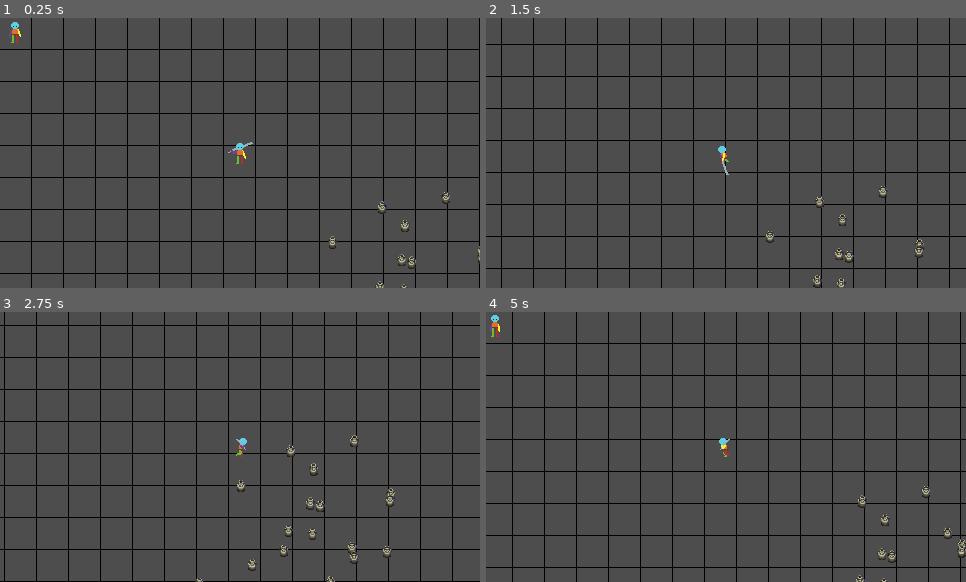
Above: before the commit, frames 1-4 (two rows, left to right).
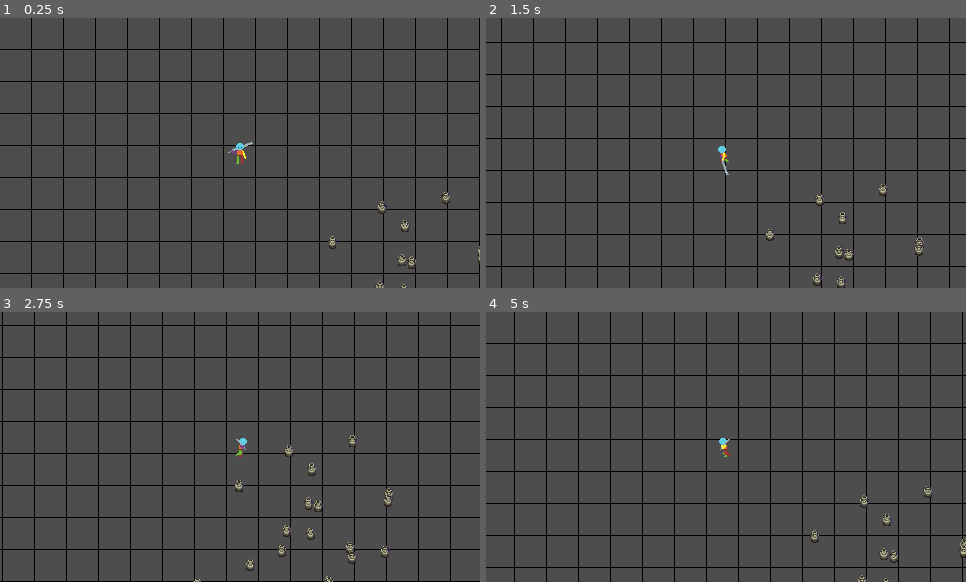
Above: after the commit, the same moments.

Repository: snowfrogdev/game-off-2024
Game: Godot game, scene res://main.tscn
Two runs of this game, one before a commit and one after it. Both use one fixed random seed, a clock stepped at 60 frames per second and the inputs below.
Inputs (mouse positions are in pixels of both pictures, inside the frame that each line leads up to):
- Up to frame 1 (0.25 s): no input
- Up to frame 2 (1.5 s): move the mouse to (831, 139) at 0.52 s; hold D (Move Right) 0.53-1.28 s; click (831, 139) at 0.6 s; move the mouse to (630, 166) at 1.27 s; hold S (Move Down) from 1.28 s (still down); click (630, 166) at 1.35 s
- Up to frame 3 (2.75 s): move the mouse to (288, 387) at 2.02 s; release S (Move Down) at 2.03 s; hold D (Move Right) from 2.03 s (still down); click (288, 387) at 2.1 s
- Up to frame 4 (5 s): move the mouse to (702, 501) at 2.77 s; release D (Move Right) at 2.78 s; hold W (Move Up) 2.78-3.53 s; click (702, 501) at 2.85 s; move the mouse to (870, 487) at 3.52 s; hold A (Move Left) from 3.53 s (still down); click (870, 487) at 3.6 s; move the mouse to (582, 406) at 4.27 s; click (582, 406) at 4.35 s

The runs differ from the first frame. In frame 1, 0.1% of the frame differs, in the area x 1-5%, y 1-10%; in frame 2, 6.3%; in frame 3, 6.8%, in the area x 0-95%, y 0-100%; in frame 4, 6.6%.

Commit message:
Refactor player and enemy scripts; reorganize files into player and enemy directories, and implement movement input handling in player states

Diff:
--- a/enemy.tscn
+++ b/enemy/enemy.tscn
@@ -1,6 +1,6 @@
-[gd_scene load_steps=169 format=3 uid="uid://nje6ra1sa16r"]
-
-[ext_resource type="Script" path="res://enemy.gd" id="1_06pkv"]
+[gd_scene load_steps=173 format=3 uid="uid://nje6ra1sa16r"]
+
+[ext_resource type="Script" path="res://enemy/enemy2.gd" id="1_jwot4"]
 [ext_resource type="Texture2D" uid="uid://b3bo4p4u7bsup" path="res://sprites/1_Template_Idle_Down-Sheet.png" id="1_vuap5"]
 [ext_resource type="Texture2D" uid="uid://dca1uduqnbys0" path="res://sprites/1_Template_Idle_Left-Sheet.png" id="2_dqb1e"]
 [ext_resource type="Texture2D" uid="uid://btmasmsebkn83" path="res://sprites/5_Template_Death_Down-Sheet.png" id="2_f8cqp"]
@@ -17,6 +17,9 @@
 [ext_resource type="Texture2D" uid="uid://cdngms3rsgjk" path="res://sprites/4_Template_Take_Damage_Left-Sheet.png" id="11_50mc3"]
 [ext_resource type="Texture2D" uid="uid://cda08d14wa5tb" path="res://sprites/4_Template_Take_Damage_Right-Sheet.png" id="12_i4hsm"]
 [ext_resource type="Texture2D" uid="uid://flcjgjdbna72" path="res://sprites/4_Template_Take_Damage_Up-Sheet.png" id="13_wamt4"]
+[ext_resource type="PackedScene" uid="uid://c07tyvbw4jvj6" path="res://state_machine.tscn" id="18_t5xgw"]
+[ext_resource type="Script" path="res://enemy/idle.gd" id="19_py0h7"]
+[ext_resource type="Script" path="res://enemy/taking_damage.gd" id="20_ipxg7"]
 
 [sub_resource type="AtlasTexture" id="AtlasTexture_6cce8"]
 atlas = ExtResource("1_vuap5")
@@ -1132,23 +1135,26 @@
 [sub_resource type="RectangleShape2D" id="RectangleShape2D_o8tie"]
 size = Vector2(14, 6.5)
 
+[sub_resource type="CircleShape2D" id="CircleShape2D_vewp7"]
+radius = 271.317
+
+[sub_resource type="RectangleShape2D" id="RectangleShape2D_dg6sy"]
+size = Vector2(20, 17)
+
+[sub_resource type="RectangleShape2D" id="RectangleShape2D_k5wtp"]
+size = Vector2(15, 22)
+
+[sub_resource type="RectangleShape2D" id="RectangleShape2D_6okjo"]
+size = Vector2(15, 22)
+
+[sub_resource type="RectangleShape2D" id="RectangleShape2D_x1f0x"]
+size = Vector2(20, 16)
+
 [sub_resource type="RectangleShape2D" id="RectangleShape2D_7vpsc"]
 size = Vector2(14, 22)
 
-[sub_resource type="RectangleShape2D" id="RectangleShape2D_dg6sy"]
-size = Vector2(20, 17)
-
-[sub_resource type="RectangleShape2D" id="RectangleShape2D_k5wtp"]
-size = Vector2(15, 22)
-
-[sub_resource type="RectangleShape2D" id="RectangleShape2D_6okjo"]
-size = Vector2(15, 22)
-
-[sub_resource type="RectangleShape2D" id="RectangleShape2D_x1f0x"]
-size = Vector2(20, 16)
-
 [node name="Enemy" type="CharacterBody2D"]
-script = ExtResource("1_06pkv")
+script = ExtResource("1_jwot4")
 metadata/_edit_group_ = true
 
 [node name="AnimatedSprite2D" type="AnimatedSprite2D" parent="."]
@@ -1159,11 +1165,11 @@
 position = Vector2(0, 8.25)
 shape = SubResource("RectangleShape2D_o8tie")
 
-[node name="Hurtbox" type="Area2D" parent="." groups=["Hittable"]]
+[node name="PlayerDetectionArea" type="Area2D" parent="."]
 collision_layer = 2
 
-[node name="CollisionShape2D" type="CollisionShape2D" parent="Hurtbox"]
-shape = SubResource("RectangleShape2D_7vpsc")
+[node name="CollisionShape2D" type="CollisionShape2D" parent="PlayerDetectionArea"]
+shape = SubResource("CircleShape2D_vewp7")
 
 [node name="AttackAreas" type="Node2D" parent="."]
 
@@ -1199,5 +1205,17 @@
 shape = SubResource("RectangleShape2D_x1f0x")
 disabled = true
 
-[connection signal="animation_finished" from="AnimatedSprite2D" to="." method="_on_animated_sprite_2d_animation_finished"]
-[connection signal="area_entered" from="Hurtbox" to="." method="_on_hitbox_area_entered"]
+[node name="HurtboxArea" type="Area2D" parent="." groups=["Hittable"]]
+collision_layer = 2
+
+[node name="CollisionShape2D" type="CollisionShape2D" parent="HurtboxArea"]
+shape = SubResource("RectangleShape2D_7vpsc")
+
+[node name="StateMachine" parent="." node_paths=PackedStringArray("initial_state") instance=ExtResource("18_t5xgw")]
+initial_state = NodePath("Idle")
+
+[node name="Idle" type="Node" parent="StateMachine"]
+script = ExtResource("19_py0h7")
+
+[node name="TakingDamage" type="Node" parent="StateMachine"]
+script = ExtResource("20_ipxg7")
--- /dev/null
+++ b/enemy/enemy2.gd
@@ -0,0 +1,13 @@
+class_name Enemy extends CharacterBody2D
+
+@export var SPEED = 6000.0
+
+@onready var player_detection_area: Area2D = $PlayerDetectionArea
+@onready var hurtbox_area: Area2D = $HurtboxArea
+@onready var animated_sprite: AnimatedSprite2D = $AnimatedSprite2D
+@onready var attack_areas = {
+  "left": $AttackAreas/FistAttackLeftArea,
+  "right": $AttackAreas/FistAttackRightArea,
+  "up": $AttackAreas/FistAttackUpArea,
+  "down": $AttackAreas/FistAttackDownArea
+}
--- a/player_state.gd
+++ b/enemy/enemy_state.gd
@@ -1,6 +1,6 @@
 # Boilerplate class to get full autocompletion and type checks for the `player` when coding the player's states.
 # Without this, we have to run the game to see typos and other errors the compiler could otherwise catch while scripting.
-class_name PlayerState extends State
+class_name EnemyState extends State
 
 enum Direction {
     UP,
@@ -11,24 +11,18 @@
 
 var direction: Direction = Direction.DOWN
 
-var movement_input = Vector2.ZERO
+const IDLE = "Idle"
+const CHASING = "Chasing"
+const ATTACKING = "Attacking"
+const TAKING_DAMAGE = "TakingDamage"
 
-const IDLE = "Idle"
-const MOVING = "Moving"
-const ATTACKING = "Attacking"
-
-var player: Player
+var enemy: Enemy
 
 
 func _ready() -> void:
   await owner.ready
-  player = owner as Player
-  assert(player != null, "The PlayerState state type must be used only in the player scene. It needs the owner to be a Player node.")
-
-func update(delta: float) -> void:
-  movement_input = Input \
-    .get_vector("Move Left", "Move Right", "Move Up", "Move Down") \
-    .normalized()
+  enemy = owner as Enemy
+  assert(enemy != null, "The EnemyState state type must be used only in the enemy scene. It needs the owner to be a Enemy node.")
 
 func get_direction_name() -> String:
   var direction_names = {
--- /dev/null
+++ b/enemy/idle.gd
@@ -0,0 +1,23 @@
+extends EnemyState
+
+
+func enter(_previous_state_path: String, data: Dictionary = {"direction_name": "down"}) -> void:
+  enemy.player_detection_area.connect("body_entered", Callable(self, "_on_player_detection_area_body_entered"))
+  enemy.hurtbox_area.connect("area_entered", Callable(self, "_on_hurtbox_area_entered"))
+
+  enemy.velocity = Vector2()
+  var animation_name = "idle-" + data["direction_name"]
+  enemy.animated_sprite.play(animation_name)
+
+func exit() -> void:
+  enemy.player_detection_area.disconnect("body_entered", Callable(self, "_on_player_detection_area_body_entered"))
+
+func _on_player_detection_area_body_entered(body: Node2D) -> void:
+  if body is Player:
+    # Log to the console
+    print("Player detected!")
+    # finished.emit(CHASING)
+
+func _on_hurtbox_area_entered(area: Area2D) -> void:
+  if area.is_in_group("Weapons"):
+    finished.emit(TAKING_DAMAGE)
--- /dev/null
+++ b/enemy/taking_damage.gd
@@ -0,0 +1,23 @@
+extends EnemyState
+
+func enter(_previous_state_path: String, _data: Dictionary = {}) -> void:
+  enemy.animated_sprite.connect("animation_finished", Callable(self, "_on_animated_sprite_2d_animation_finished"))
+  enemy.hurtbox_area.connect("area_entered", Callable(self, "_on_hurtbox_area_entered"))
+  take_damage(25)
+
+func exit() -> void:
+  enemy.animated_sprite.disconnect("animation_finished", Callable(self, "_on_animated_sprite_2d_animation_finished"))
+
+func take_damage(amount: int) -> void:
+  enemy.velocity = Vector2()
+  enemy.animated_sprite.stop()
+  var animation_name = "take-damage-" + get_direction_name()
+  enemy.animated_sprite.play(animation_name)
+
+func _on_hurtbox_area_entered(area: Area2D) -> void:
+  if area.is_in_group("Weapons"):
+    take_damage(25)
+
+func _on_animated_sprite_2d_animation_finished() -> void:
+  if enemy.animated_sprite.animation.begins_with("take-damage-"):
+    finished.emit(IDLE, {"direction_name": get_direction_name()})
--- a/main.tscn
+++ b/main.tscn
@@ -1,10 +1,10 @@
 [gd_scene load_steps=6 format=3 uid="uid://d14d4jwvj3tcg"]
 
 [ext_resource type="Script" path="res://grid-background.gd" id="1_otrfq"]
-[ext_resource type="PackedScene" uid="uid://oa5sj48ddorl" path="res://player.tscn" id="2_dckbp"]
+[ext_resource type="PackedScene" uid="uid://oa5sj48ddorl" path="res://player/player.tscn" id="2_dckbp"]
 [ext_resource type="Script" path="res://pot_spawner.gd" id="16_11vu7"]
 [ext_resource type="PackedScene" uid="uid://c5mgiax3tqj6u" path="res://pot.tscn" id="16_n3b3b"]
-[ext_resource type="PackedScene" uid="uid://nje6ra1sa16r" path="res://enemy.tscn" id="18_dixwx"]
+[ext_resource type="PackedScene" uid="uid://nje6ra1sa16r" path="res://enemy/enemy.tscn" id="18_dixwx"]
 
 [node name="Node2D" type="Node2D"]
 y_sort_enabled = true
@@ -23,5 +23,4 @@
 spawn_radius = 100.0
 
 [node name="Enemy" parent="." instance=ExtResource("18_dixwx")]
-position = Vector2(15, 14)
-attack_radius = 15.0
+position = Vector2(-6, -11)
--- a/attacking.gd
+++ b/player/attacking.gd
@@ -2,6 +2,10 @@
 
 func enter(_previous_state_path: String, _data: Dictionary = {}) -> void:
   player.animated_sprite.connect("animation_finished", Callable(self, "_on_animated_sprite_2d_animation_finished"))
+
+  movement_input = Input \
+    .get_vector("Move Left", "Move Right", "Move Up", "Move Down") \
+    .normalized()
 
   var attack_direction = Vector2.ZERO
   if Input.is_mouse_button_pressed(MOUSE_BUTTON_LEFT):
--- a/idle.gd
+++ b/player/idle.gd
@@ -6,6 +6,10 @@
   player.animated_sprite.play(animation_name)
 
 func physics_update(_delta: float) -> void:
+  movement_input = Input \
+    .get_vector("Move Left", "Move Right", "Move Up", "Move Down") \
+    .normalized()
+
   if Input.is_action_just_pressed("Attack"):
     finished.emit(ATTACKING)
   elif movement_input != Vector2.ZERO:
--- a/moving.gd
+++ b/player/moving.gd
@@ -4,6 +4,10 @@
   updateAnimation()
 
 func physics_update(delta: float) -> void:
+  movement_input = Input \
+    .get_vector("Move Left", "Move Right", "Move Up", "Move Down") \
+    .normalized()
+
   if Input.is_action_just_pressed("Attack"):
     finished.emit(ATTACKING)
   elif movement_input == Vector2.ZERO:
--- a/player.tscn
+++ b/player/player.tscn
@@ -1,6 +1,6 @@
 [gd_scene load_steps=186 format=3 uid="uid://oa5sj48ddorl"]
 
-[ext_resource type="Script" path="res://player2.gd" id="1_l2i1s"]
+[ext_resource type="Script" path="res://player/player2.gd" id="1_l2i1s"]
 [ext_resource type="Texture2D" uid="uid://btmasmsebkn83" path="res://sprites/5_Template_Death_Down-Sheet.png" id="2_4mfgk"]
 [ext_resource type="Texture2D" uid="uid://blnyip804kv5d" path="res://sprites/5_Template_Death_Left-Sheet.png" id="3_m2x3o"]
 [ext_resource type="Texture2D" uid="uid://bklk8ja0ebg6u" path="res://sprites/5_Template_Death_Right-Sheet.png" id="4_v0drk"]
@@ -23,9 +23,9 @@
 [ext_resource type="Texture2D" uid="uid://flcjgjdbna72" path="res://sprites/4_Template_Take_Damage_Up-Sheet.png" id="21_ks188"]
 [ext_resource type="Script" path="res://camera_2d.gd" id="22_j3k4j"]
 [ext_resource type="PackedScene" uid="uid://c07tyvbw4jvj6" path="res://state_machine.tscn" id="23_jj865"]
-[ext_resource type="Script" path="res://idle.gd" id="24_8bwl5"]
-[ext_resource type="Script" path="res://moving.gd" id="25_78d47"]
-[ext_resource type="Script" path="res://attacking.gd" id="26_hhhs4"]
+[ext_resource type="Script" path="res://player/idle.gd" id="24_8bwl5"]
+[ext_resource type="Script" path="res://player/moving.gd" id="25_78d47"]
+[ext_resource type="Script" path="res://player/attacking.gd" id="26_hhhs4"]
 
 [sub_resource type="AtlasTexture" id="AtlasTexture_i3hel"]
 atlas = ExtResource("2_4mfgk")
@@ -1278,7 +1278,3 @@
 
 [node name="Attacking" type="Node" parent="StateMachine"]
 script = ExtResource("26_hhhs4")
-
-[connection signal="animation_finished" from="AnimatedSprite2D" to="." method="_on_animated_sprite_2d_animation_finished"]
-[connection signal="frame_changed" from="AnimatedSprite2D" to="." method="_on_animated_sprite_2d_frame_changed"]
-[connection signal="area_entered" from="Hurtbox" to="." method="_on_hitbox_area_entered"]
--- /dev/null
+++ b/player/player_state.gd
@@ -0,0 +1,35 @@
+# Boilerplate class to get full autocompletion and type checks for the `player` when coding the player's states.
+# Without this, we have to run the game to see typos and other errors the compiler could otherwise catch while scripting.
+class_name PlayerState extends State
+
+enum Direction {
+    UP,
+    DOWN,
+    LEFT,
+    RIGHT
+}
+
+var direction: Direction = Direction.DOWN
+
+var movement_input = Vector2.ZERO
+
+const IDLE = "Idle"
+const MOVING = "Moving"
+const ATTACKING = "Attacking"
+
+var player: Player
+
+
+func _ready() -> void:
+  await owner.ready
+  player = owner as Player
+  assert(player != null, "The PlayerState state type must be used only in the player scene. It needs the owner to be a Player node.")
+
+func get_direction_name() -> String:
+  var direction_names = {
+    Direction.UP: "up",
+    Direction.DOWN: "down",
+    Direction.LEFT: "left",
+    Direction.RIGHT: "right"
+  }
+  return direction_names.get(direction, "unknown")
Renamed: enemy.gd -> enemy/enemy.gd
Renamed: player.gd -> player/player.gd
Renamed: player2.gd -> player/player2.gd
